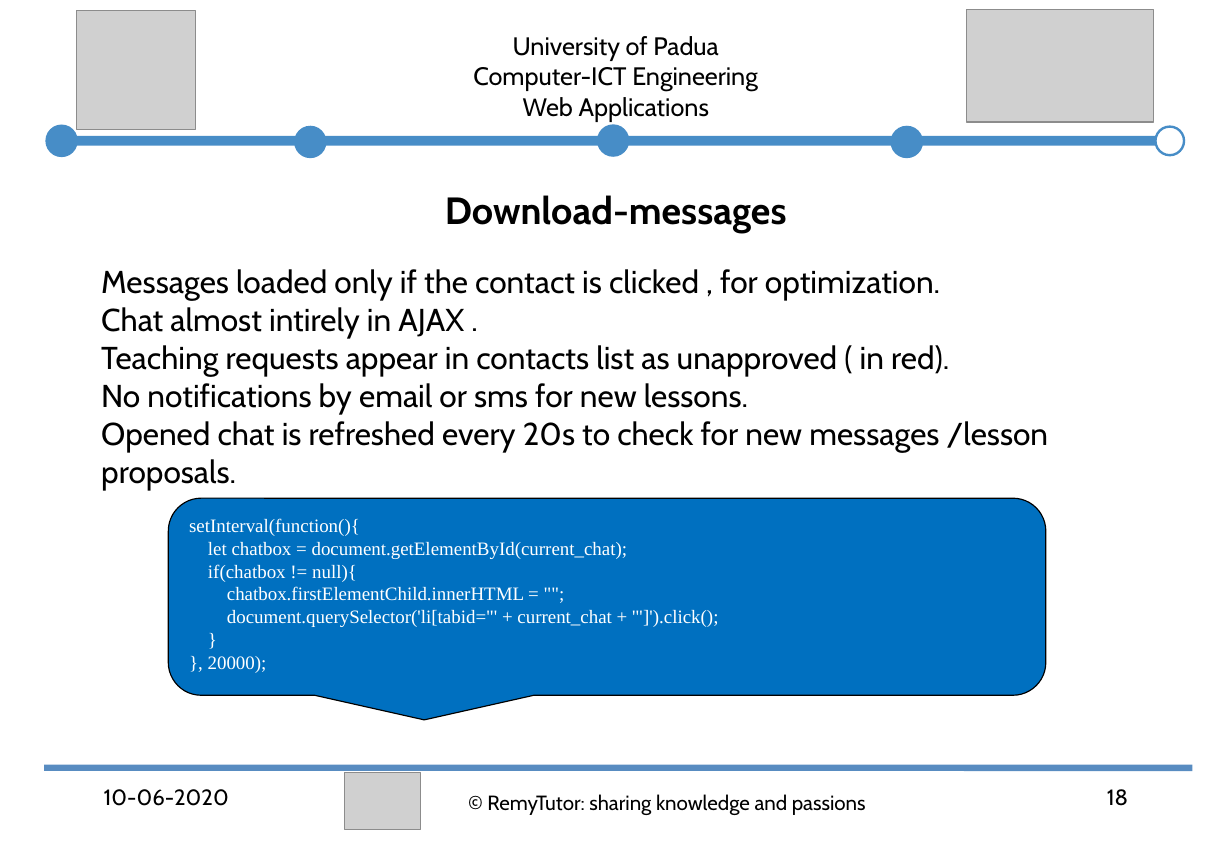
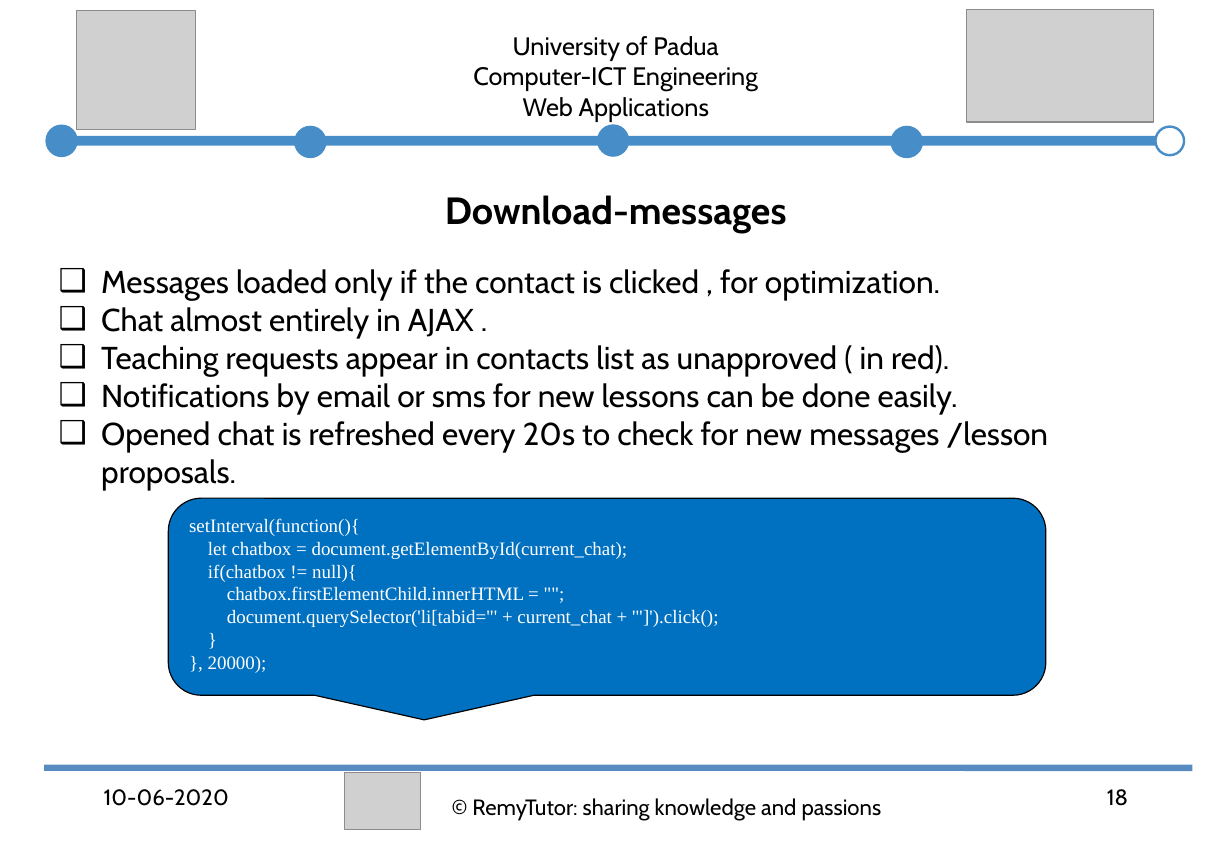
Before and after one commit to abahmadb/Web-Applications, a slide deck: slide 18 of HW2-RemyTutor-2019-2020.ppt. Drawn at 1232x853 pixels with LibreOffice and Linux fonts; fonts in the diff are those of the drawing; grey boxes stand for pictures. Boxes give left, top, right and bottom in pixels: in the first picture for what was removed or moved away, otherwise in the second. Text is boxed around its words. In the diff, an @@ line names an element or a change of style, - is before the commit and + after.

Commit message:
last 2 changes

```diff
--- a/HW2-RemyTutor-2019-2020.ppt
+++ b/HW2-RemyTutor-2019-2020.ppt
@@ text at [101, 269, 1049, 490]: bullet colour #FFFFFF to #000000 @@
@@ text at [101, 307, 474, 338]: text changed @@
-❑ Chat almost intirely in AJAX .
+❑ Chat almost entirely in AJAX .
@@ text at [101, 383, 958, 414]: text changed @@
-❑ No notifications by email or sms for new lessons.
+❑ Notifications by email or sms for new lessons can be done easily.
@@ text "© RemyTutor: sharing knowledge and ..." at [472, 798, 882, 821]: size 12.9 to 14 pt; line spacing 0.9 to 1 @@
```
Also in this commit, not shown: 23 other slides changed.
